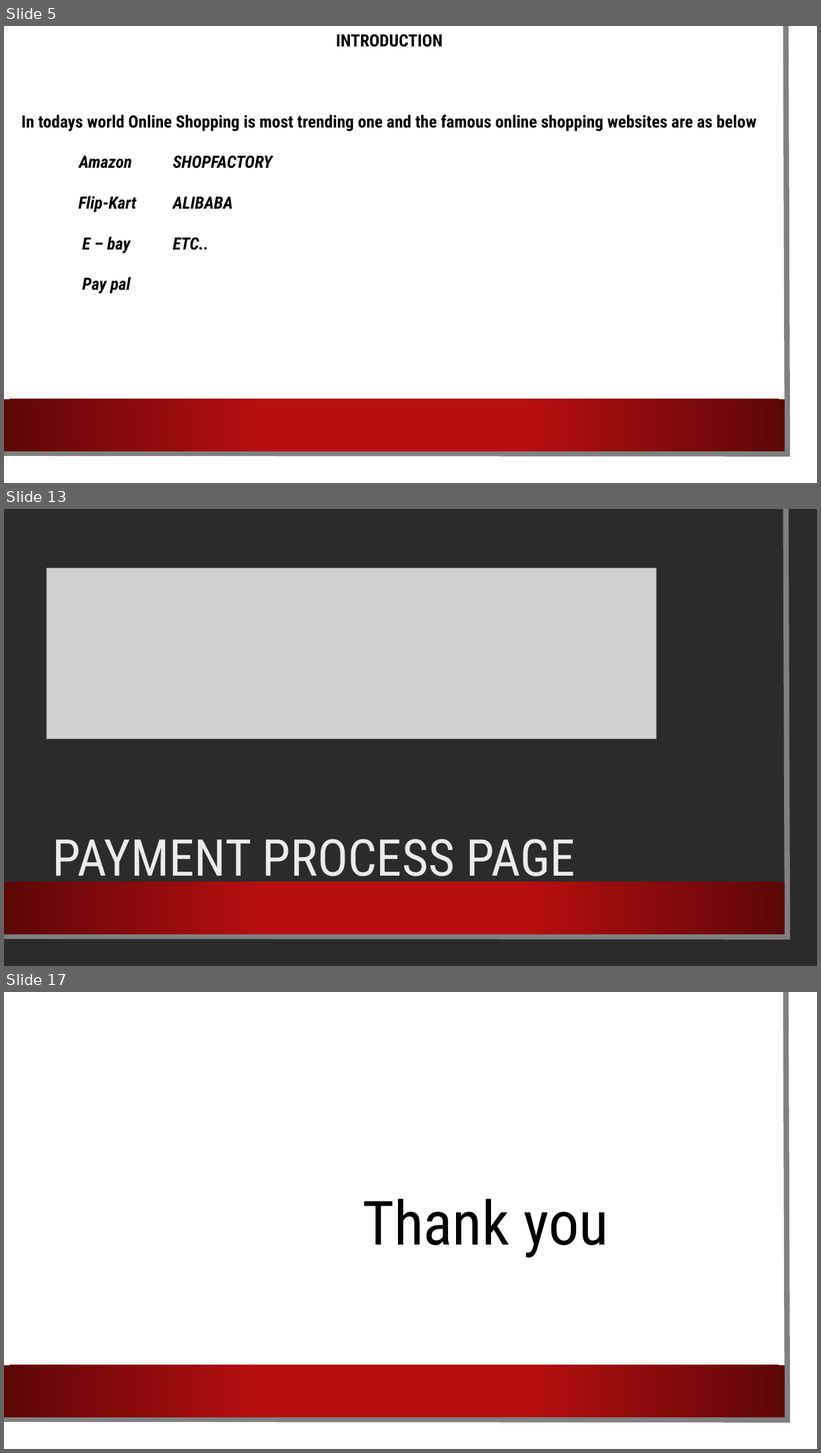
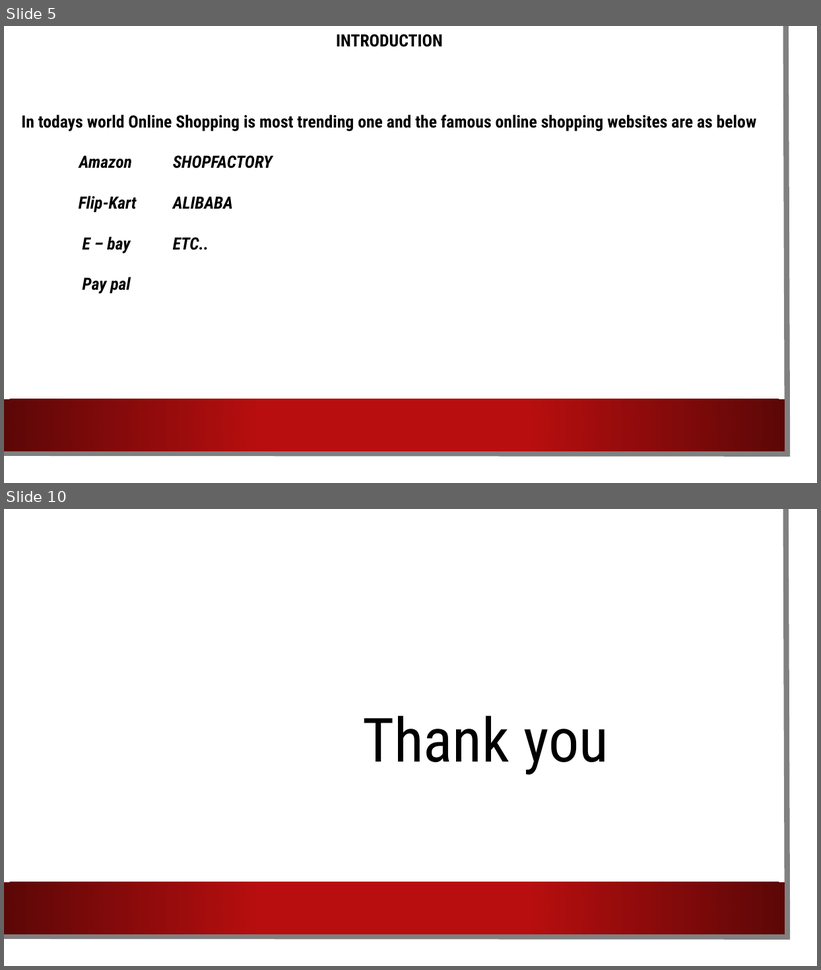
Before and after one commit to saairaam/niit-, a slide deck: ECOMMERCE PROJECT FOR ONLINE SHOPPING (1).pptx. Shown one above the other, each under a label of ours: slides 5, 13 and 17 before the commit, slides 5 and 10 after it; the slides between them are not shown. The pictures are 821x1453 and 821x970 pixels, drawn with LibreOffice and Linux fonts; fonts in the diff are those of the drawing; grey boxes stand for pictures; background and template pictures are left out; a plain dark background stands for a picture behind light text. Boxes give left, top, right and bottom in pixels: in the first picture for what was removed or moved away, otherwise in the second. Text is boxed around its words. In the diff, an @@ line names an element or a change of style, - is before the commit and + after.

```diff
--- a/ECOMMERCE PROJECT FOR ONLINE SHOPPING (1).pptx
+++ b/ECOMMERCE PROJECT FOR ONLINE SHOPPING (1).pptx
@@ slide 13 removed at <box>4,509,817,966</box>, background picture (left out); not listed: 3 template elements that a slide beside it also shows @@
@@ picture removed at <box>46,568,657,739</box> @@
@@ title removed at <box>53,839,576,888</box> @@
-PAYMENT PROCESS PAGE
@@ what was slide 17 is now slide 10 @@
```
Also in this commit, not shown: 4 slides changed, 6 other slides removed.
